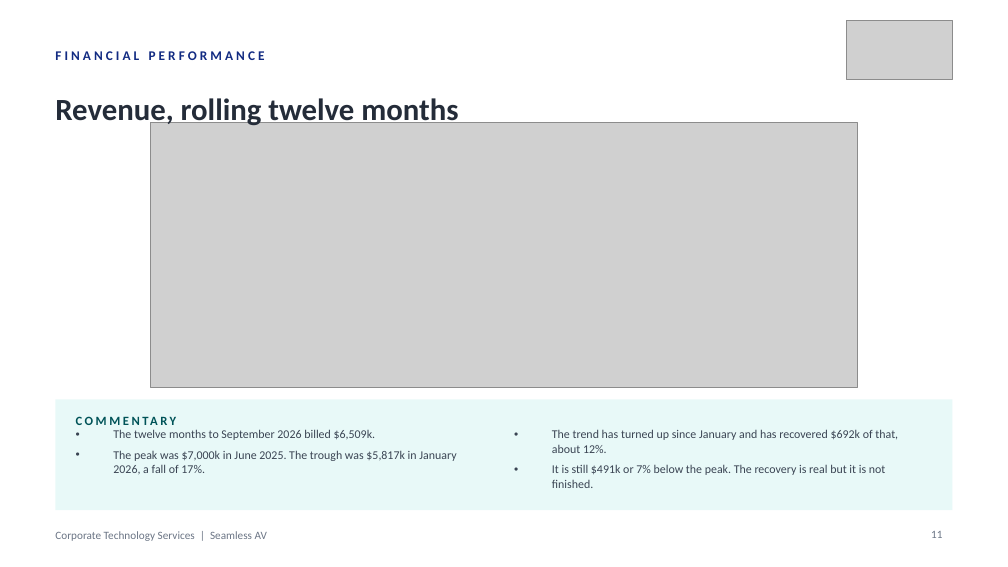
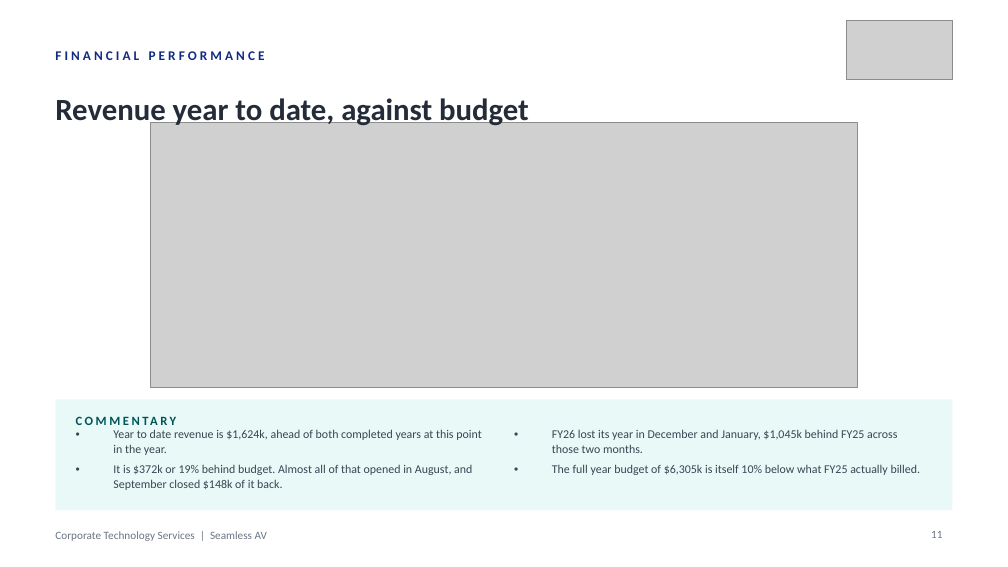
Before and after one commit to WesleyNelson-O33/Claude, a slide deck: slide 11 of deck/CTS Monthly Business Review - 30092026.pptx. Drawn at 1008x567 pixels with LibreOffice and Linux fonts; fonts in the diff are those of the drawing; grey boxes stand for pictures. Boxes give left, top, right and bottom in pixels: in the first picture for what was removed or moved away, otherwise in the second. Text is boxed around its words. In the diff, an @@ line names an element or a change of style, - is before the commit and + after.

```diff
--- a/deck/CTS Monthly Business Review - 30092026.pptx
+++ b/deck/CTS Monthly Business Review - 30092026.pptx
@@ text at [55,98,529,128]: text changed @@
-Revenue, rolling twelve months
+Revenue year to date, against budget
@@ text at [113,429,481,490]: text changed @@
-• The twelve months to September 2026 billed $6,509k.
-• The peak was $7,000k in June 2025. The trough was $5,817k in January 2026, a fall of 17%.
+• Year to date revenue is $1,624k, ahead of both completed years at this point in the year.
+• It is $372k or 19% behind budget. Almost all of that opened in August, and September closed $148k of it back.
@@ text at [552,429,921,475]: text changed @@
-• The trend has turned up since January and has recovered $692k of that, about 12%.
-• It is still $491k or 7% below the peak. The recovery is real but it is not finished.
+• FY26 lost its year in December and January, $1,045k behind FY25 across those two months.
+• The full year budget of $6,305k is itself 10% below what FY25 actually billed.
```
Also in this commit, not shown: 8 other files.
